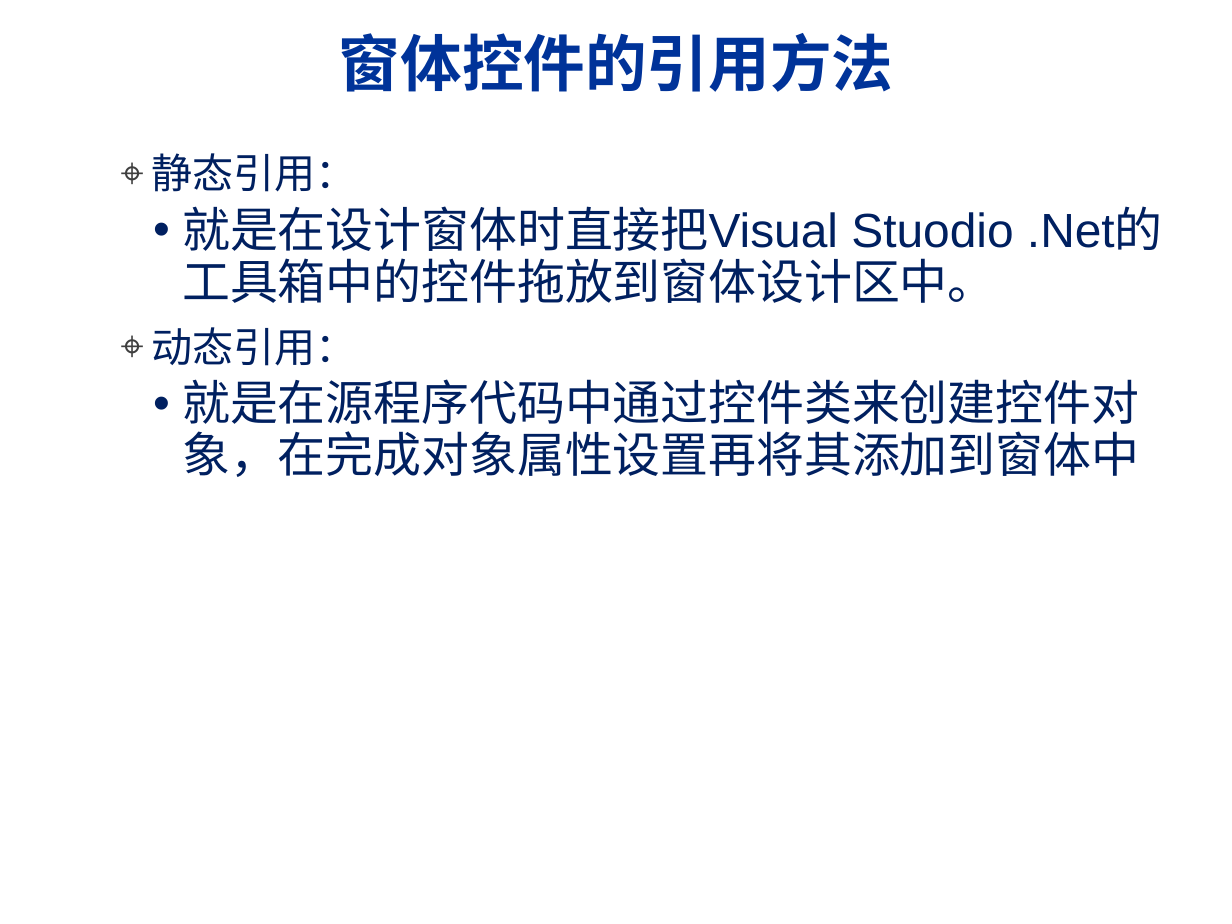
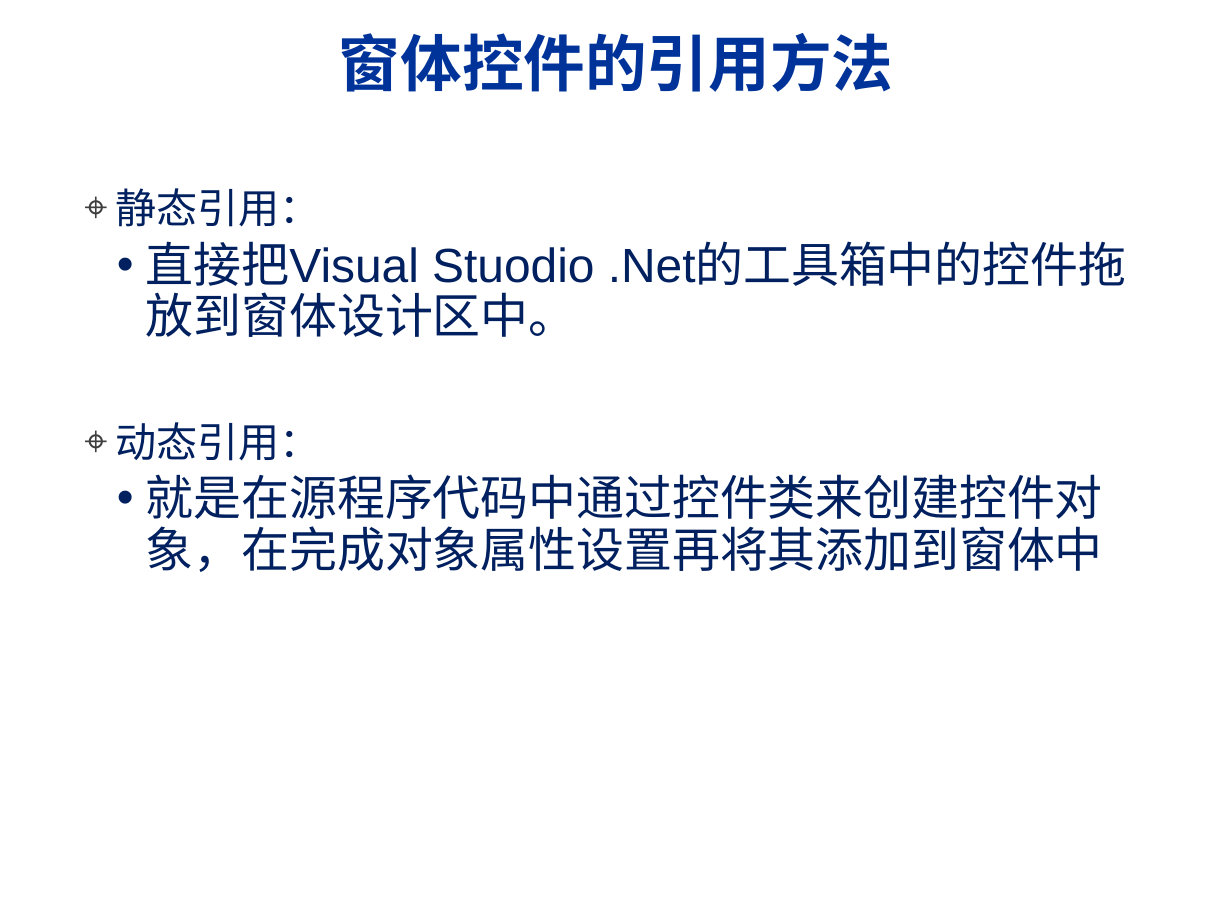
Before and after one commit to HBU/C-Sharp.net, a slide deck: slide 6 of PPT/01第十章.ppt (slide 8 before the commit). Drawn at 1232x924 pixels with LibreOffice and Linux fonts; fonts in the diff are those of the drawing; background and template pictures are left out. Boxes give left, top, right and bottom in pixels: in the first picture for what was removed or moved away, otherwise in the second. Text is boxed around its words. In the diff, an @@ line names an element or a change of style, - is before the commit and + after.

```diff
--- a/PPT/01第十章.ppt
+++ b/PPT/01第十章.ppt
@@ text "静态引用：": place and size @@
-text "静态引用：" at [152, 153, 1139, 477]
+text "静态引用：" at [115, 188, 1103, 572]
@@ text at [146, 241, 594, 337]: text changed @@
-  • 就是在设计窗体时直接把Visual Stuodio .Net的工具箱中的控件拖放到窗体设计区中。
+  • 直接把Visual Stuodio .Net的工具箱中的控件拖放到窗体设计区中。
```
Also in this commit, not shown: 16 other slides changed, 4 slides removed, 13 other files.
